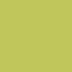
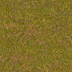
Layers edited between the first and the second 72 × 72 image:
added layer "plaine-fond2 copy" above "plaine-fond2" over left=0, top=0, right=72, bottom=72
showed "plaine-fond2" over left=0, top=0, right=72, bottom=72
showed "plaine-fond" over left=0, top=0, right=72, bottom=72
showed "prairie3" over left=0, top=0, right=72, bottom=72
